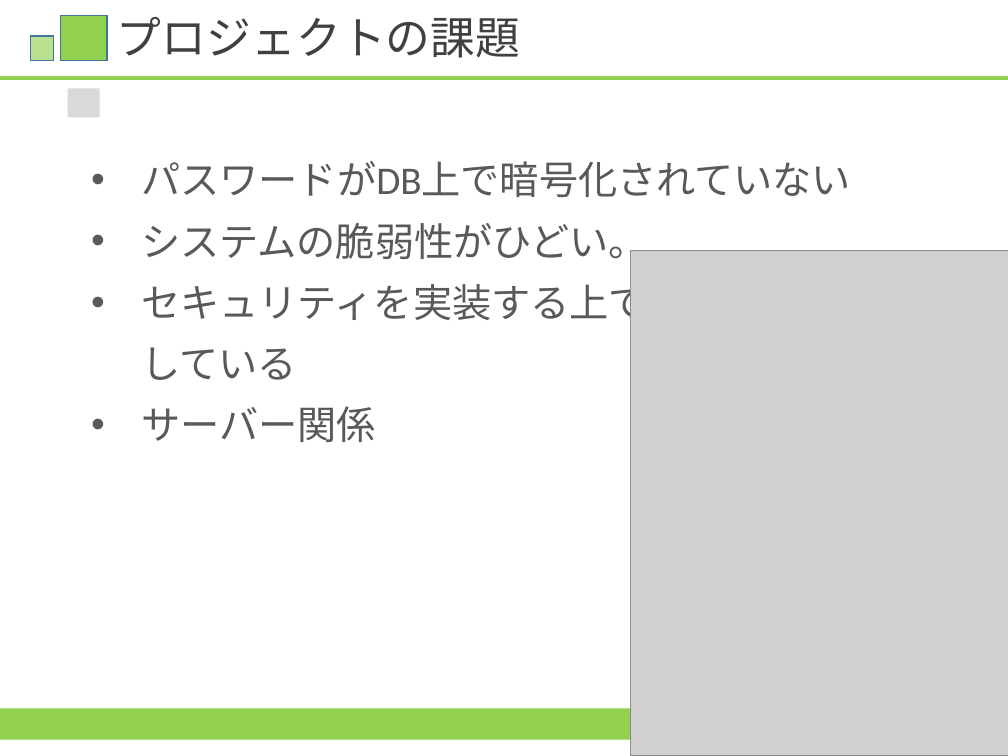
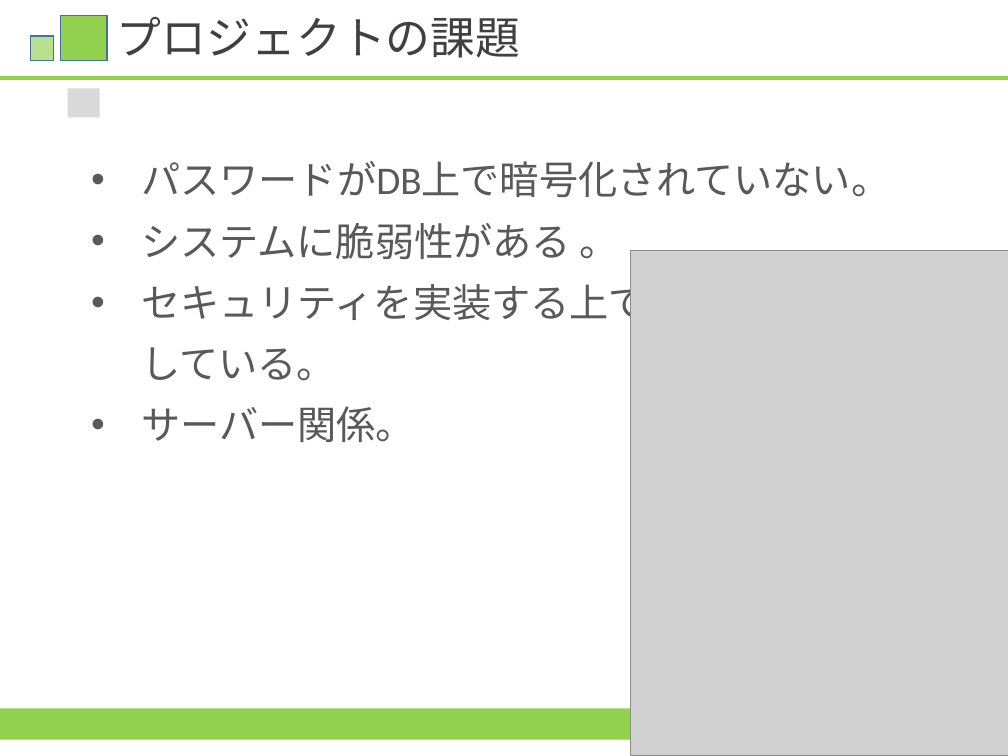
Before and after one commit to HamuroAC/Hamfile, a slide deck: slide 17 of 資料/発表資料.pptx. Drawn at 1008x756 pixels with LibreOffice and Linux fonts; fonts in the diff are those of the drawing; grey boxes stand for pictures. Boxes give left, top, right and bottom in pixels: in the first picture for what was removed or moved away, otherwise in the second. Text is boxed around its words. In the diff, an @@ line names an element or a change of style, - is before the commit and + after.

```diff
--- a/資料/発表資料.pptx
+++ b/資料/発表資料.pptx
@@ text at (141,161,922,442): text changed @@
-• パスワードがDB上で暗号化されていない
-• システムの脆弱性がひどい。
-• セキュリティを実装する上での技術力が不足している
-• サーバー関係
+• パスワードがDB上で暗号化されていない。
+• システムに脆弱性がある 。
+• セキュリティを実装する上での技術力が不足している。
+• サーバー関係。
```
Also in this commit, not shown: 1 other slide changed.
